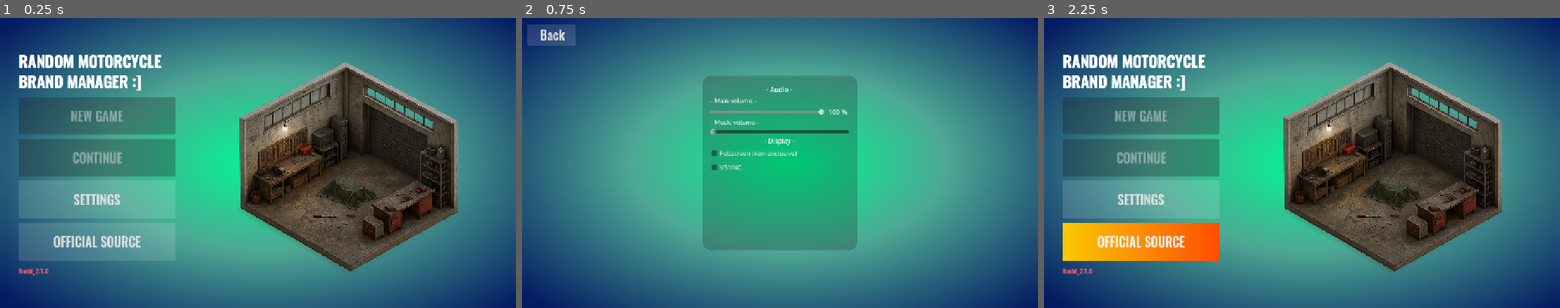
Above: before the commit, frames 1-3 (left to right).
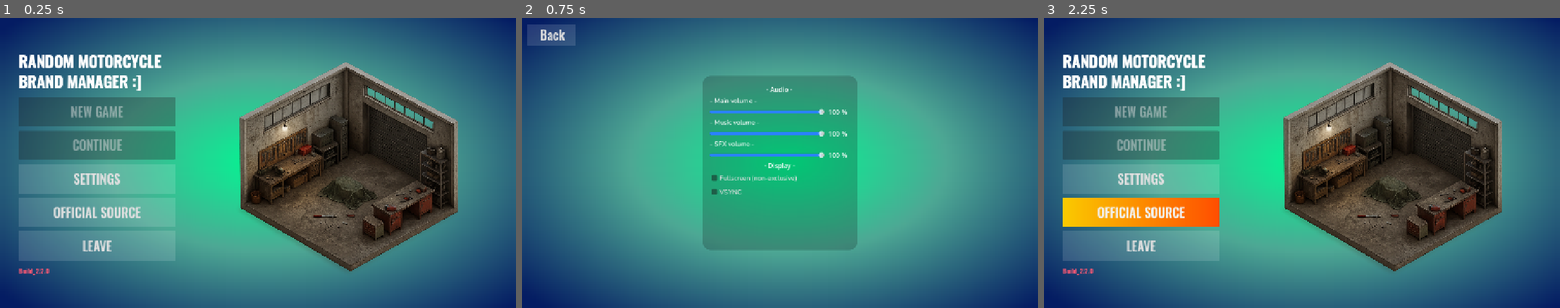
Above: after the commit, the same moments.

Repository: ryno57/RMBM
Game: Godot game, scene res://TitleScreen.tscn
The game is run twice, just before and just after one commit, with the same random seed, the same clock (stepped at 60 frames per second) and the same inputs.
Inputs:
- Up to frame 1 (0.25 s): no input
- Up to frame 2 (0.75 s): click "SETTINGS" at 0.5 s
- Up to frame 3 (2.25 s): click "Back" at 1.25 s; click "OFFICIAL SOURCE" at 2 s

The runs differ from the first frame. In frame 1, 6.0% of the frame differs, in the area x 3-34%, y 30-89%; in frame 2, 1.6%; in frame 3, 10%.

Commit message:
Build_2.2.0
added -> LEAVE button
added -> 3 independent  volume slider
added -> click-error.wav
change -> button sfx [pop_sfx.mp3 -> bong_001.wav]
change -> checkbox now emit button sfx

Diff:
--- a/TitleScreen.tscn
+++ b/TitleScreen.tscn
@@ -128,9 +128,25 @@
 theme_override_styles/hover_pressed_mirrored = SubResource("StyleBoxTexture_1xr1c")
 text = "OFFICIAL SOURCE"
 
+[node name="Button5" type="Button" parent="VBoxContainer" unique_id=844054097 groups=["buttons"]]
+layout_mode = 2
+size_flags_vertical = 3
+focus_mode = 0
+theme_override_fonts/font = ExtResource("1_fnlyl")
+theme_override_font_sizes/font_size = 31
+theme_override_styles/normal = SubResource("StyleBoxFlat_fnlyl")
+theme_override_styles/normal_mirrored = SubResource("StyleBoxFlat_fnlyl")
+theme_override_styles/pressed = SubResource("StyleBoxFlat_fnlyl")
+theme_override_styles/pressed_mirrored = SubResource("StyleBoxFlat_fnlyl")
+theme_override_styles/hover = SubResource("StyleBoxTexture_1xr1c")
+theme_override_styles/hover_mirrored = SubResource("StyleBoxTexture_1xr1c")
+theme_override_styles/hover_pressed = SubResource("StyleBoxTexture_1xr1c")
+theme_override_styles/hover_pressed_mirrored = SubResource("StyleBoxTexture_1xr1c")
+text = "LEAVE"
+
 [node name="Version" type="Label" parent="VBoxContainer" unique_id=410787511]
 layout_mode = 2
-text = "Build_2.1.0"
+text = "Build_2.2.0"
 label_settings = SubResource("LabelSettings_fnlyl")
 
 [node name="PREVIEW_GARAGE" type="TextureRect" parent="." unique_id=134866119]
@@ -149,3 +165,4 @@
 
 [connection signal="pressed" from="VBoxContainer/Button3" to="." method="_on_button_3_pressed"]
 [connection signal="pressed" from="VBoxContainer/Button4" to="." method="_on_button_4_pressed"]
+[connection signal="pressed" from="VBoxContainer/Button5" to="." method="_on_button_5_pressed"]
--- a/scripts/SFXManager.gd
+++ b/audio/scripts/SFXManager.gd
@@ -1,9 +1,10 @@
 extends Node
 
 @onready var player := AudioStreamPlayer.new()
-var click_sound: AudioStream = preload("res://audio/sfx/pop_sfx.mp3")
+var click_sound: AudioStream = preload("res://audio/sfx/bong_001.wav")
 
 func _ready() -> void:
+	player.bus = "SFX"
 	add_child(player)
 	await get_tree().process_frame
 	_connect_existing_buttons()
--- a/audio/scripts/music_manager.gd
+++ b/audio/scripts/music_manager.gd
@@ -10,6 +10,7 @@
 ]
 
 func _ready() -> void:
+	bus = "Music"
 	randomize()
 	_play_random_track()
 
--- /dev/null
+++ b/default_bus_layout.tres
@@ -0,0 +1,15 @@
+[gd_resource type="AudioBusLayout" format=3 uid="uid://dk8s1fwt00fa0"]
+
+[resource]
+bus/1/name = &"Music"
+bus/1/solo = false
+bus/1/mute = false
+bus/1/bypass_fx = false
+bus/1/volume_db = 0.0
+bus/1/send = &"Master"
+bus/2/name = &"SFX"
+bus/2/solo = false
+bus/2/mute = false
+bus/2/bypass_fx = false
+bus/2/volume_db = 0.0
+bus/2/send = &"Master"
--- a/project.godot
+++ b/project.godot
@@ -18,7 +18,7 @@
 
 MusicManager="*res://audio/scripts/music_manager.gd"
 SettingsManager="*res://scripts/SettingsManager.gd"
-SFXManager="*res://scripts/SFXManager.gd"
+SFXManager="*res://audio/scripts/SFXManager.gd"
 
 [display]
 
--- a/scripts/SettingsManager.gd
+++ b/scripts/SettingsManager.gd
@@ -3,16 +3,31 @@
 func _ready():
 	var config = ConfigFile.new()
 	if config.load("user://settings.cfg") == OK:
-		_apply_volume(config.get_value("audio", "master_volume", 100))
+		_apply_main_volume(config.get_value("audio", "main_volume", 100))
+		_apply_music_volume(config.get_value("audio", "music_volume", 100))
+		_apply_sfx_volume(config.get_value("audio", "sfx_volume", 100))
+
 		_apply_fullscreen(config.get_value("display", "fullscreen", false))
 		_apply_vsync(config.get_value("display", "VSYNC", false))
 	else:
-		_apply_volume(100)
+		_apply_main_volume(100)
+		_apply_music_volume(100)
+		_apply_sfx_volume(100)
 
-func _apply_volume(value: float) -> void:
+func _apply_main_volume(value: float) -> void:
 	var linear_value = value / 100
 	var db = -80.0 if linear_value <= 0.0 else linear_to_db(linear_value)
 	AudioServer.set_bus_volume_db(AudioServer.get_bus_index("Master"), db)
+
+func _apply_music_volume(value: float) -> void:
+	var linear_value = value / 100
+	var db = -80.0 if linear_value <= 0.0 else linear_to_db(linear_value)
+	AudioServer.set_bus_volume_db(AudioServer.get_bus_index("Music"), db)
+
+func _apply_sfx_volume(value: float) -> void:
+	var linear_value = value / 100
+	var db = -80.0 if linear_value <= 0.0 else linear_to_db(linear_value)
+	AudioServer.set_bus_volume_db(AudioServer.get_bus_index("SFX"), db)
 
 func _apply_fullscreen(enable: bool) -> void:
 	var target_mode = DisplayServer.WINDOW_MODE_FULLSCREEN if enable else DisplayServer.WINDOW_MODE_WINDOWED
--- a/scripts/settings.gd
+++ b/scripts/settings.gd
@@ -1,16 +1,28 @@
 extends Control
 
-@onready var slider = $Panel/Settings_bg/Audio_Container/MainV_Container/HBoxContainer/HSlider
-@onready var label = $Panel/Settings_bg/Audio_Container/MainV_Container/HBoxContainer/Label
+@onready var slider_main = $Panel/Settings_bg/Audio_Container/MainV_Container/HBoxContainer/HSlider_main
+@onready var slider_music = $Panel/Settings_bg/Audio_Container/MusicV_Container/HBoxContainer/HSlider_music
+@onready var slider_sfx = $Panel/Settings_bg/Audio_Container/SFXV_Container/HBoxContainer/HSlider_sfx
+@onready var label_main = $Panel/Settings_bg/Audio_Container/MainV_Container/HBoxContainer/Label
+@onready var label_music = $Panel/Settings_bg/Audio_Container/MusicV_Container/HBoxContainer/Label
+@onready var label_sfx = $Panel/Settings_bg/Audio_Container/SFXV_Container/HBoxContainer/Label
 @onready var fullscreen_checkbox = $Panel/Settings_bg/Display_Container/CheckBox
 @onready var VSYNC_checkbox = $Panel/Settings_bg/Display_Container/CheckBox2
 
 func _ready():
 	var config = ConfigFile.new()
 	if config.load("user://settings.cfg") == OK:
-		var volume = config.get_value("audio", "master_volume", 100)
-		slider.value = volume
-		label.text = str(int(volume)) + " %"
+		var main_volume = config.get_value("audio", "master_volume", 100)
+		slider_main.value = main_volume
+		label_main.text = str(int(main_volume)) + " %"
+
+		var music_volume = config.get_value("audio", "music_volume", 100)
+		slider_music.value = music_volume
+		label_music.text = str(int(music_volume)) + " %"
+
+		var sfx_volume = config.get_value("audio", "sfx_volume", 100)
+		slider_sfx.value = sfx_volume
+		label_sfx.text = str(int(sfx_volume)) + " %"
 
 		var fullscreen = config.get_value("display", "fullscreen", false)
 		fullscreen_checkbox.button_pressed = fullscreen
@@ -18,17 +30,30 @@
 		var VSYNC = config.get_value("display", "VSYNC", false)
 		VSYNC_checkbox.button_pressed = VSYNC
 	else:
-		slider.value = 100
-		label.text = "100 %"
+		slider_main.value = 100
+		label_main.text = "100 %"
+		slider_music.value = 100
+		label_music.text = "100 %"
+		slider_sfx.value = 100
+		label_sfx.text = "100 %"
 		fullscreen_checkbox.button_pressed = false
 		VSYNC_checkbox.button_pressed = false
 
 
-func _on_h_slider_value_changed(value: int) -> void:
-	label.text = str(int(value)) + " %"
-	SettingsManager._apply_volume(value)
+func _on_h_slider_main_value_changed(value: int) -> void:
+	label_main.text = str(int(value)) + " %"
+	SettingsManager._apply_main_volume(value)
 	_save_settings()
 
+func _on_h_slider_music_value_changed(value: int) -> void:
+	label_music.text = str(int(value)) + " %"
+	SettingsManager._apply_music_volume(value)
+	_save_settings()
+
+func _on_h_slider_sfx_value_changed(value: int) -> void:
+	label_sfx.text = str(int(value)) + " %"
+	SettingsManager._apply_sfx_volume(value)
+	_save_settings()
 
 func _on_check_box_toggled(button_pressed: bool) -> void:
 	SettingsManager._apply_fullscreen(button_pressed)
@@ -46,7 +71,9 @@
 
 func _save_settings() -> void:
 	var config = ConfigFile.new()
-	config.set_value("audio", "master_volume", slider.value)
+	config.set_value("audio", "master_volume", slider_main.value)
+	config.set_value("audio", "music_volume", slider_music.value)
+	config.set_value("audio", "sfx_volume", slider_sfx.value)
 	config.set_value("display", "fullscreen", fullscreen_checkbox.button_pressed)
 	config.set_value("display", "VSYNC", VSYNC_checkbox.button_pressed)
 	config.save("user://settings.cfg")
--- a/scripts/title_screen.gd
+++ b/scripts/title_screen.gd
@@ -5,3 +5,6 @@
 
 func _on_button_3_pressed():
 	get_tree().change_scene_to_file("res://settings.tscn")
+
+func _on_button_5_pressed() -> void:
+	get_tree().quit()
--- a/settings.tscn
+++ b/settings.tscn
@@ -24,7 +24,21 @@
 corner_radius_bottom_right = 20
 corner_radius_bottom_left = 20
 
-[node name="Control" type="Control"]
+[sub_resource type="StyleBoxFlat" id="StyleBoxFlat_cj1lu"]
+bg_color = Color(0.16470589, 0.50980395, 1, 1)
+corner_radius_top_left = 5
+corner_radius_top_right = 5
+corner_radius_bottom_right = 5
+corner_radius_bottom_left = 5
+
+[sub_resource type="StyleBoxFlat" id="StyleBoxFlat_71mqq"]
+bg_color = Color(0.062274136, 0.3001038, 1, 1)
+corner_radius_top_left = 5
+corner_radius_top_right = 5
+corner_radius_bottom_right = 5
+corner_radius_bottom_left = 5
+
+[node name="Control" type="Control" unique_id=1125287029]
 layout_mode = 3
 anchors_preset = 15
 anchor_right = 1.0
@@ -33,7 +47,7 @@
 grow_vertical = 2
 script = ExtResource("1_nkug2")
 
-[node name="Main_Background" type="TextureRect" parent="."]
+[node name="Main_Background" type="TextureRect" parent="." unique_id=718279518]
 layout_mode = 1
 anchors_preset = 15
 anchor_right = 1.0
@@ -42,7 +56,7 @@
 grow_vertical = 2
 texture = ExtResource("1_x2hje")
 
-[node name="Button" type="Button" parent="." groups=["buttons"]]
+[node name="Button" type="Button" parent="." unique_id=267649970 groups=["buttons"]]
 layout_mode = 1
 anchors_preset = -1
 anchor_left = 0.011
@@ -65,7 +79,7 @@
 theme_override_styles/hover_pressed_mirrored = SubResource("StyleBoxTexture_71mqq")
 text = "Back"
 
-[node name="Panel" type="Panel" parent="."]
+[node name="Panel" type="Panel" parent="." unique_id=1513114858]
 layout_mode = 1
 anchors_preset = -1
 anchor_left = 0.35
@@ -76,7 +90,7 @@
 grow_vertical = 2
 theme_override_styles/panel = SubResource("StyleBoxFlat_3ykye")
 
-[node name="Settings_bg" type="VBoxContainer" parent="Panel"]
+[node name="Settings_bg" type="VBoxContainer" parent="Panel" unique_id=1532379710]
 layout_mode = 1
 anchors_preset = -1
 anchor_left = 0.05
@@ -86,71 +100,112 @@
 grow_horizontal = 2
 grow_vertical = 2
 
-[node name="Audio_Container" type="VBoxContainer" parent="Panel/Settings_bg"]
-layout_mode = 2
-
-[node name="Audio_label" type="Label" parent="Panel/Settings_bg/Audio_Container"]
+[node name="Audio_Container" type="VBoxContainer" parent="Panel/Settings_bg" unique_id=1919175465]
+layout_mode = 2
+
+[node name="Audio_label" type="Label" parent="Panel/Settings_bg/Audio_Container" unique_id=1769058868]
 layout_mode = 2
 text = "- Audio -"
 horizontal_alignment = 1
 
-[node name="MainV_Container" type="VBoxContainer" parent="Panel/Settings_bg/Audio_Container"]
-layout_mode = 2
-
-[node name="MainV_label" type="Label" parent="Panel/Settings_bg/Audio_Container/MainV_Container"]
+[node name="MainV_Container" type="VBoxContainer" parent="Panel/Settings_bg/Audio_Container" unique_id=435296016]
+layout_mode = 2
+
+[node name="MainV_label" type="Label" parent="Panel/Settings_bg/Audio_Container/MainV_Container" unique_id=370520471]
 layout_mode = 2
 theme_override_fonts/font = ExtResource("4_gc0em")
 text = "- Main volume -"
 
-[node name="HBoxContainer" type="HBoxContainer" parent="Panel/Settings_bg/Audio_Container/MainV_Container"]
-layout_mode = 2
-
-[node name="HSlider" type="HSlider" parent="Panel/Settings_bg/Audio_Container/MainV_Container/HBoxContainer"]
+[node name="HBoxContainer" type="HBoxContainer" parent="Panel/Settings_bg/Audio_Container/MainV_Container" unique_id=697716996]
+layout_mode = 2
+
+[node name="HSlider_main" type="HSlider" parent="Panel/Settings_bg/Audio_Container/MainV_Container/HBoxContainer" unique_id=1338996325]
 layout_mode = 2
 size_flags_horizontal = 3
 size_flags_vertical = 1
 size_flags_stretch_ratio = 5.12
 focus_mode = 0
-
-[node name="Label" type="Label" parent="Panel/Settings_bg/Audio_Container/MainV_Container/HBoxContainer"]
-layout_mode = 2
-size_flags_horizontal = 3
-horizontal_alignment = 1
-
-[node name="MusicV_Container" type="VBoxContainer" parent="Panel/Settings_bg/Audio_Container"]
-layout_mode = 2
-
-[node name="MusicV_label" type="Label" parent="Panel/Settings_bg/Audio_Container/MusicV_Container"]
-layout_mode = 2
+theme_override_styles/grabber_area = SubResource("StyleBoxFlat_cj1lu")
+theme_override_styles/grabber_area_highlight = SubResource("StyleBoxFlat_71mqq")
+
+[node name="Label" type="Label" parent="Panel/Settings_bg/Audio_Container/MainV_Container/HBoxContainer" unique_id=2037966750]
+layout_mode = 2
+size_flags_horizontal = 3
+horizontal_alignment = 1
+
+[node name="MusicV_Container" type="VBoxContainer" parent="Panel/Settings_bg/Audio_Container" unique_id=1782791696]
+layout_mode = 2
+
+[node name="MusicV_label" type="Label" parent="Panel/Settings_bg/Audio_Container/MusicV_Container" unique_id=399750488]
+layout_mode = 2
+size_flags_horizontal = 3
 theme_override_fonts/font = ExtResource("4_gc0em")
 text = "- Music volume -"
 
-[node name="HSlider" type="HSlider" parent="Panel/Settings_bg/Audio_Container/MusicV_Container"]
-layout_mode = 2
-editable = false
-scrollable = false
-
-[node name="Display_Container" type="VBoxContainer" parent="Panel/Settings_bg"]
-layout_mode = 2
-
-[node name="Display_label" type="Label" parent="Panel/Settings_bg/Display_Container"]
+[node name="HBoxContainer" type="HBoxContainer" parent="Panel/Settings_bg/Audio_Container/MusicV_Container" unique_id=1851723254]
+layout_mode = 2
+
+[node name="HSlider_music" type="HSlider" parent="Panel/Settings_bg/Audio_Container/MusicV_Container/HBoxContainer" unique_id=1733810408]
+layout_mode = 2
+size_flags_horizontal = 3
+size_flags_vertical = 1
+size_flags_stretch_ratio = 5.12
+theme_override_styles/grabber_area = SubResource("StyleBoxFlat_cj1lu")
+theme_override_styles/grabber_area_highlight = SubResource("StyleBoxFlat_71mqq")
+
+[node name="Label" type="Label" parent="Panel/Settings_bg/Audio_Container/MusicV_Container/HBoxContainer" unique_id=1309626985]
+layout_mode = 2
+size_flags_horizontal = 3
+horizontal_alignment = 1
+
+[node name="SFXV_Container" type="VBoxContainer" parent="Panel/Settings_bg/Audio_Container" unique_id=539749844]
+layout_mode = 2
+
+[node name="SFXV_label" type="Label" parent="Panel/Settings_bg/Audio_Container/SFXV_Container" unique_id=1076381546]
+layout_mode = 2
+size_flags_horizontal = 3
+theme_override_fonts/font = ExtResource("4_gc0em")
+text = "- SFX volume -"
+
+[node name="HBoxContainer" type="HBoxContainer" parent="Panel/Settings_bg/Audio_Container/SFXV_Container" unique_id=852197409]
+layout_mode = 2
+
+[node name="HSlider_sfx" type="HSlider" parent="Panel/Settings_bg/Audio_Container/SFXV_Container/HBoxContainer" unique_id=522708896]
+layout_mode = 2
+size_flags_horizontal = 3
+size_flags_vertical = 1
+size_flags_stretch_ratio = 5.12
+theme_override_styles/grabber_area = SubResource("StyleBoxFlat_cj1lu")
+theme_override_styles/grabber_area_highlight = SubResource("StyleBoxFlat_71mqq")
+
+[node name="Label" type="Label" parent="Panel/Settings_bg/Audio_Container/SFXV_Container/HBoxContainer" unique_id=1122022831]
+layout_mode = 2
+size_flags_horizontal = 3
+horizontal_alignment = 1
+
+[node name="Display_Container" type="VBoxContainer" parent="Panel/Settings_bg" unique_id=1534900226]
+layout_mode = 2
+
+[node name="Display_label" type="Label" parent="Panel/Settings_bg/Display_Container" unique_id=1007891585]
 layout_mode = 2
 text = "- Display -"
 horizontal_alignment = 1
 
-[node name="CheckBox" type="CheckBox" parent="Panel/Settings_bg/Display_Container"]
+[node name="CheckBox" type="CheckBox" parent="Panel/Settings_bg/Display_Container" unique_id=774038460 groups=["buttons"]]
 layout_mode = 2
 focus_mode = 0
 theme_override_fonts/font = ExtResource("4_gc0em")
 text = "Fullscreen (non-exclusive)"
 
-[node name="CheckBox2" type="CheckBox" parent="Panel/Settings_bg/Display_Container"]
+[node name="CheckBox2" type="CheckBox" parent="Panel/Settings_bg/Display_Container" unique_id=1665369330 groups=["buttons"]]
 layout_mode = 2
 focus_mode = 0
 theme_override_fonts/font = ExtResource("4_gc0em")
 text = "VSYNC"
 
 [connection signal="pressed" from="Button" to="." method="_on_button_pressed"]
-[connection signal="value_changed" from="Panel/Settings_bg/Audio_Container/MainV_Container/HBoxContainer/HSlider" to="." method="_on_h_slider_value_changed"]
+[connection signal="value_changed" from="Panel/Settings_bg/Audio_Container/MainV_Container/HBoxContainer/HSlider_main" to="." method="_on_h_slider_main_value_changed"]
+[connection signal="value_changed" from="Panel/Settings_bg/Audio_Container/MusicV_Container/HBoxContainer/HSlider_music" to="." method="_on_h_slider_music_value_changed"]
+[connection signal="value_changed" from="Panel/Settings_bg/Audio_Container/SFXV_Container/HBoxContainer/HSlider_sfx" to="." method="_on_h_slider_sfx_value_changed"]
 [connection signal="toggled" from="Panel/Settings_bg/Display_Container/CheckBox" to="." method="_on_check_box_toggled"]
 [connection signal="toggled" from="Panel/Settings_bg/Display_Container/CheckBox2" to="." method="_on_check_box_2_toggled"]
Renamed: scripts/SFXManager.gd.uid -> audio/scripts/SFXManager.gd.uid
Not shown, added: audio/sfx/bong_001.wav.import
Not shown, added: audio/sfx/click-error.wav.import
Not shown, removed: audio/sfx/pop_sfx.mp3.import
Not shown: 1 places in settings.tscn that only renumber resources
Not shown, added: audio/sfx/bong_001.wav
Not shown, added: audio/sfx/click-error.wav
Not shown, removed: audio/sfx/pop_sfx.mp3
